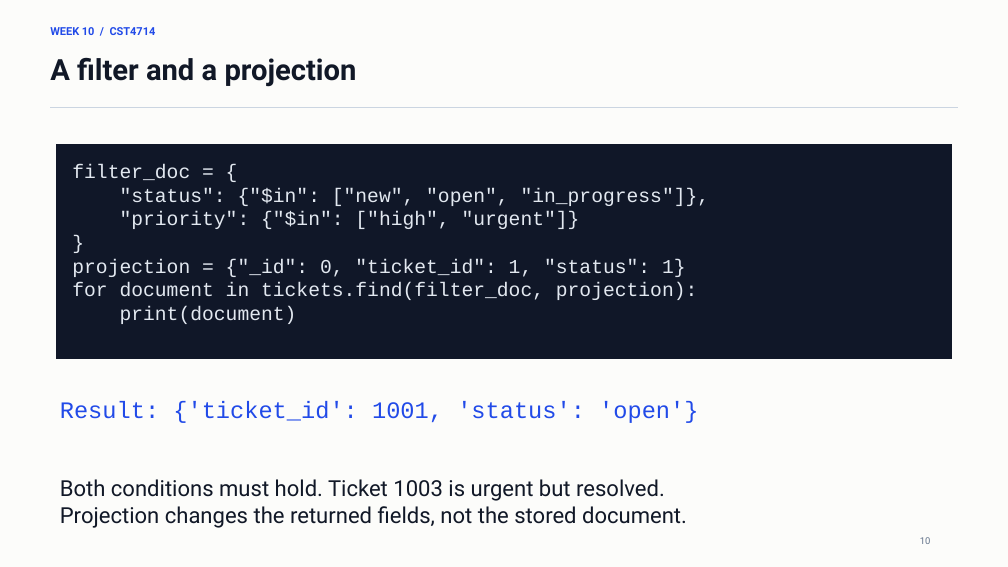
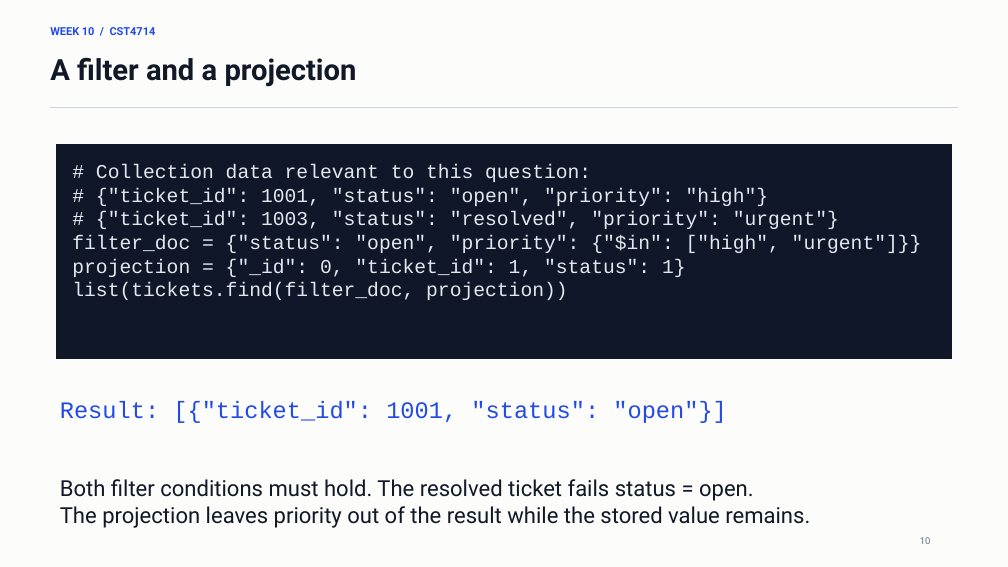
Before and after one commit to lolusername/CST4714_DB_admin, a slide deck: slide 10 of week_10/week_10_mql_document_modeling.pptx. Drawn at 1008x567 pixels with LibreOffice and Linux fonts; fonts in the diff are those of the drawing. Boxes give left, top, right and bottom in pixels: in the first picture for what was removed or moved away, otherwise in the second. Text is boxed around its words. In the diff, an @@ line names an element or a change of style, - is before the commit and + after.

```diff
--- a/week_10/week_10_mql_document_modeling.pptx
+++ b/week_10/week_10_mql_document_modeling.pptx
@@ text at (72, 164, 922, 253): text changed @@
-filter_doc = {
-"status": {"$in": ["new", "open", "in_progress"]},
-"priority": {"$in": ["high", "urgent"]}
-}
+# Collection data relevant to this question:
+# {"ticket_id": 1001, "status": "open", "priority": "high"}
+# {"ticket_id": 1003, "status": "resolved", "priority": "urgent"}
+filter_doc = {"status": "open", "priority": {"$in": ["high", "urgent"]}}
@@ text at (72, 282, 567, 300): text changed @@
-for document in tickets.find(filter_doc, projection):
-print(document)
+list(tickets.find(filter_doc, projection))
@@ text at (60, 401, 727, 423): text changed @@
-Result: {'ticket_id': 1001, 'status': 'open'}
+Result: [{"ticket_id": 1001, "status": "open"}]
@@ text at (60, 479, 810, 528): text changed @@
-Both conditions must hold. Ticket 1003 is urgent but resolved.
-Projection changes the returned fields, not the stored document.
+Both filter conditions must hold. The resolved ticket fails status = open.
+The projection leaves priority out of the result while the stored value remains.
```
Also in this commit, not shown: 27 other slides changed, 4 other files.
